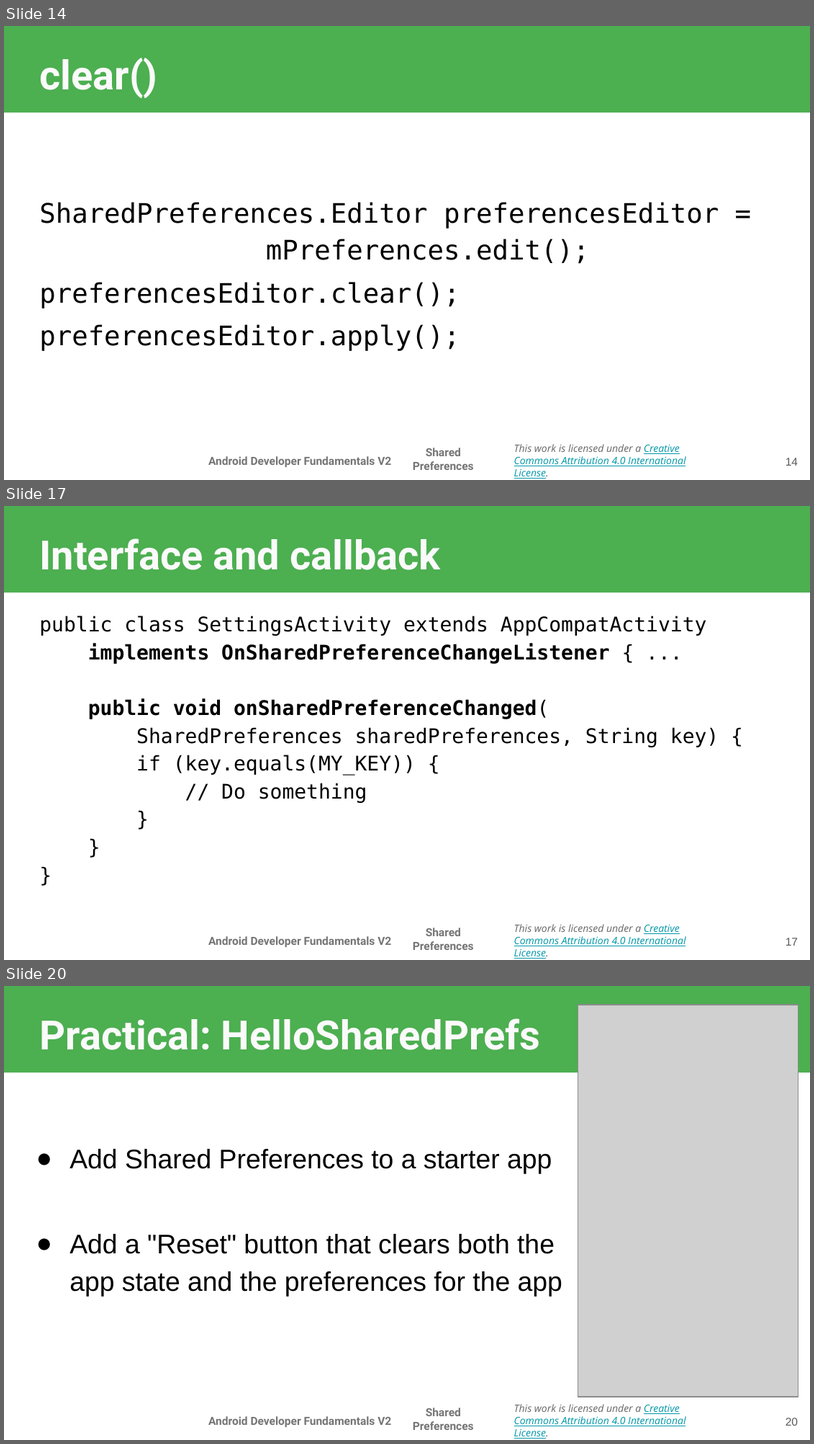
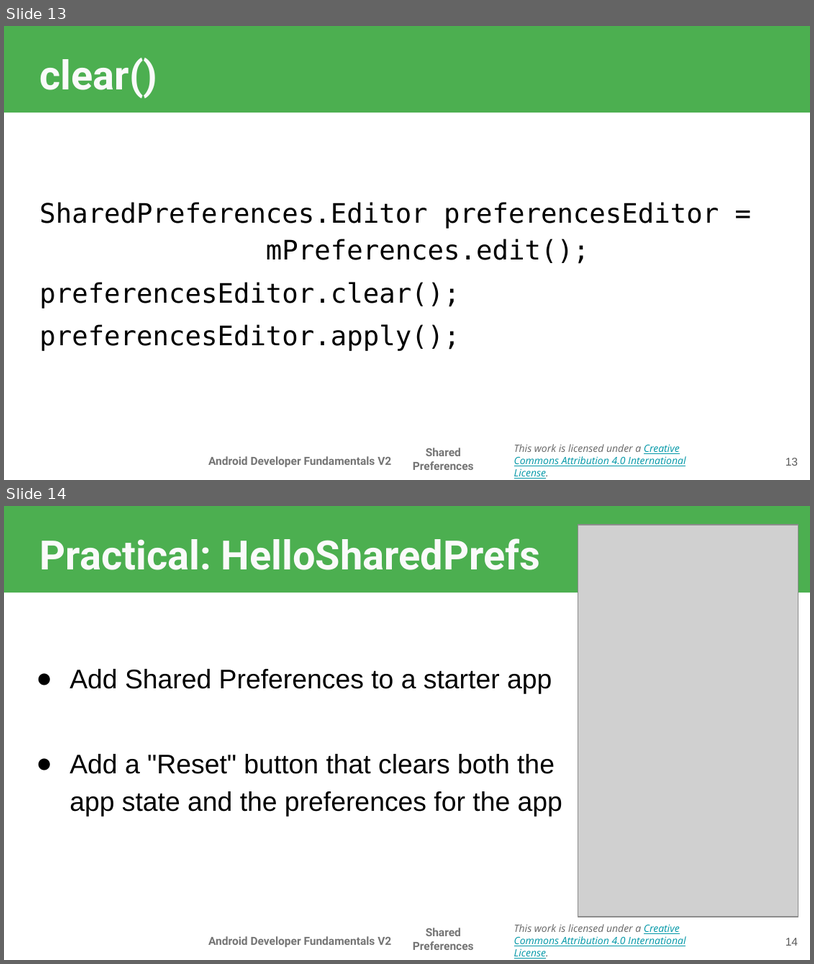
Before and after one commit to walkman617/IMD, a slide deck: Presentation/Android Developer Fundamentals/Unit4/09.1 Shared Preferences.pptx. Shown one above the other, each under a label of ours: slides 14, 17 and 20 before the commit, slides 13 and 14 after it; the slides between them are not shown. The pictures are 814x1444 and 814x964 pixels, drawn with LibreOffice and Linux fonts; fonts in the diff are those of the drawing; grey boxes stand for pictures; background and template pictures are left out. Boxes give left, top, right and bottom in pixels: in the first picture for what was removed or moved away, otherwise in the second. Text is boxed around its words. In the diff, an @@ line names an element or a change of style, - is before the commit and + after.

```diff
--- a/Presentation/Android Developer Fundamentals/Unit4/09.1 Shared Preferences.pptx
+++ b/Presentation/Android Developer Fundamentals/Unit4/09.1 Shared Preferences.pptx
@@ slide 17 removed at (4, 506, 810, 960), background picture (left out); not listed: 4 template elements that a slide beside it also shows @@
@@ title removed at (39, 538, 440, 570) @@
-Interface and callback
@@ text removed at (39, 615, 719, 803) @@
-public class SettingsActivity extends AppCompatActivity
-implements OnSharedPreferenceChangeListener { ...
-public void onSharedPreferenceChanged(
-SharedPreferences sharedPreferences, String key) {
-if (key.equals(MY_KEY)) {
-// Do something
-}
-}
-}
@@ page number removed at (786, 937, 798, 945) @@
-17
@@ what was slide 14 is now slide 13 @@
@@ page number at (786, 457, 798, 465): text changed @@
-14
+13
@@ what was slide 20 is now slide 14 @@
@@ page number at (786, 937, 798, 945): text changed @@
-20
+14
```
Also in this commit, not shown: 1 slide changed, 5 other slides removed, 1 other file.
